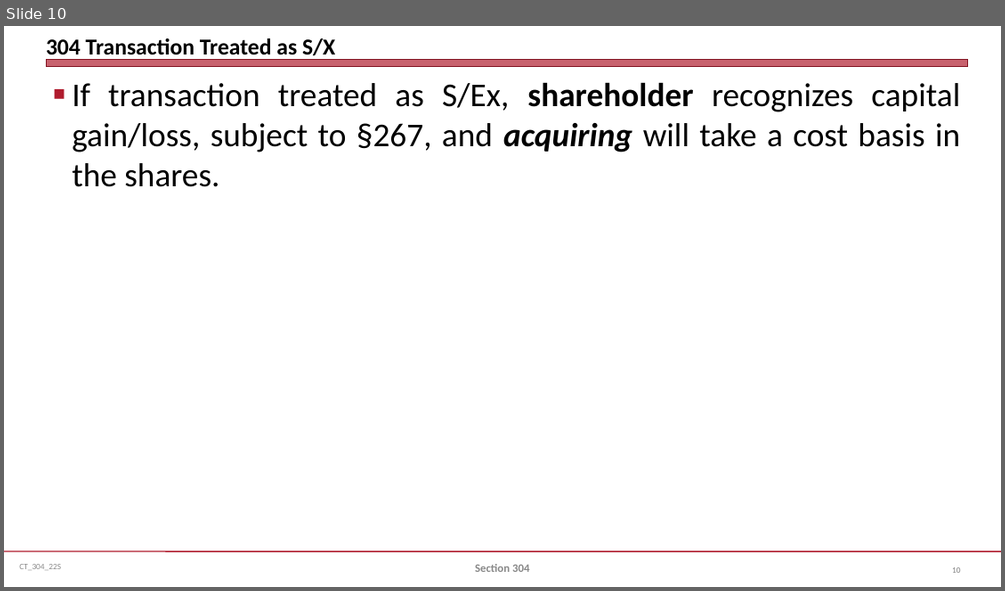
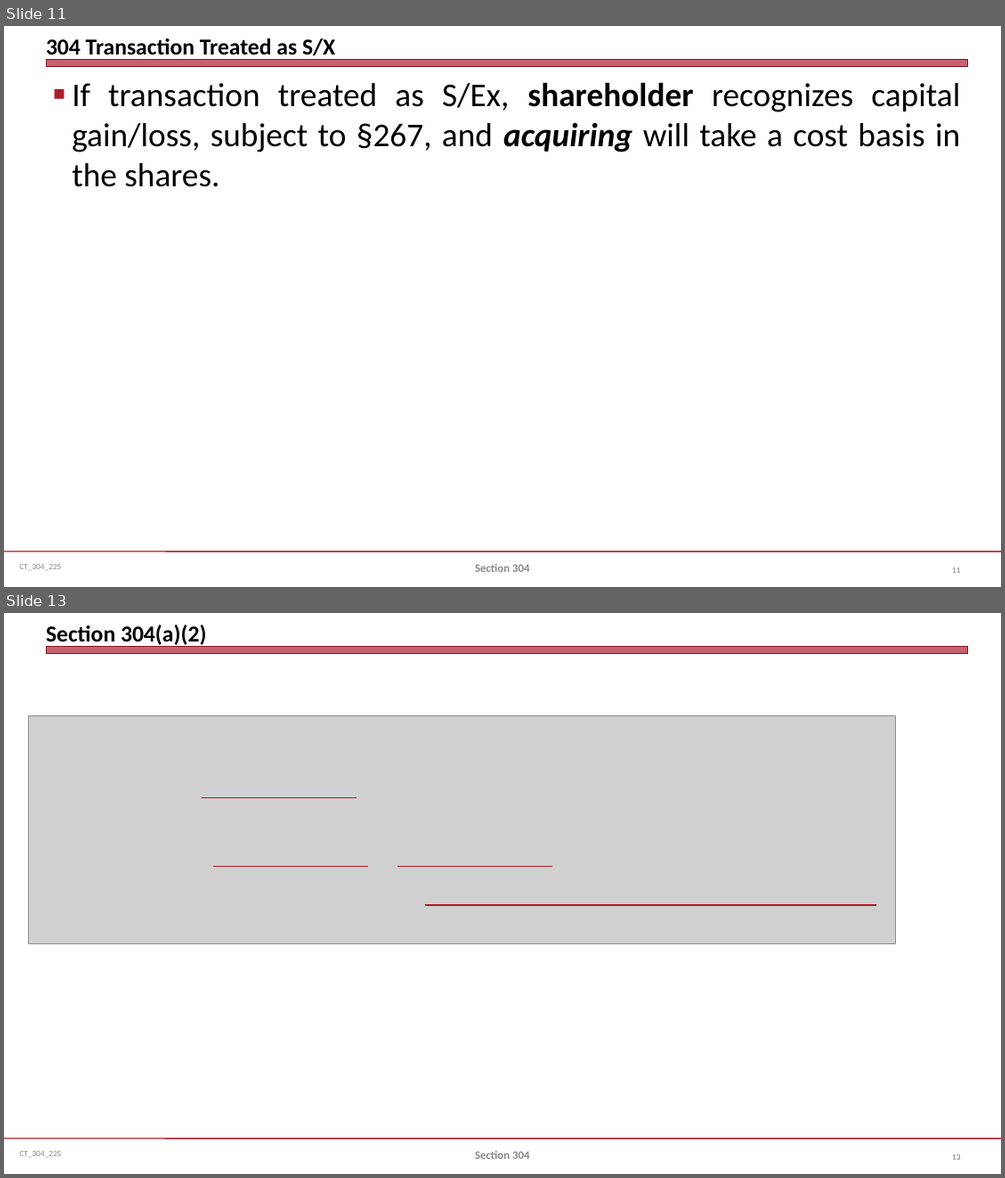
Before and after one commit to jmc877/Corporate-Tax, a slide deck: slides/CT_304_22S.pptx. Shown one above the other, each under a label of ours: slide 10 before the commit, slides 11 and 13 after it; the slides between them are not shown. The pictures are 1005x591 and 1005x1178 pixels, drawn with LibreOffice and Linux fonts; fonts in the diff are those of the drawing; grey boxes stand for pictures. Boxes give left, top, right and bottom in pixels: in the first picture for what was removed or moved away, otherwise in the second. Text is boxed around its words. In the diff, an @@ line names an element or a change of style, - is before the commit and + after.

```diff
--- a/slides/CT_304_22S.pptx
+++ b/slides/CT_304_22S.pptx
@@ slide 13 added at <box>4,613,1001,1174</box>, background #FFFFFF; not listed: 3 template elements that a slide beside it also shows @@
@@ title added at <box>46,625,206,647</box>, 22 pt, text #000000, bold @@
+Section 304(a)(2)
@@ picture added at <box>29,716,896,943</box> @@
@@ line added from (202, 798) to (356, 798), #B0182A 1.25 pt @@
@@ line added from (213, 867) to (368, 867), #B0182A 1.25 pt @@
@@ line added from (398, 867) to (553, 867), #B0182A 1.25 pt @@
@@ line added from (425, 906) to (877, 906), #B0182A 1.25 pt @@
@@ text added at <box>475,1151,530,1159</box>, 11 pt, text #898989, bold @@
+Section 304
@@ page number added at <box>952,1154,960,1159</box>, 8 pt, text #808080 @@
+13
@@ what was slide 10 is now slide 11 @@
@@ page number at <box>952,567,960,572</box>: text changed @@
-10
+11
```
Also in this commit, not shown: 4 slides changed, 1 other slide added.
